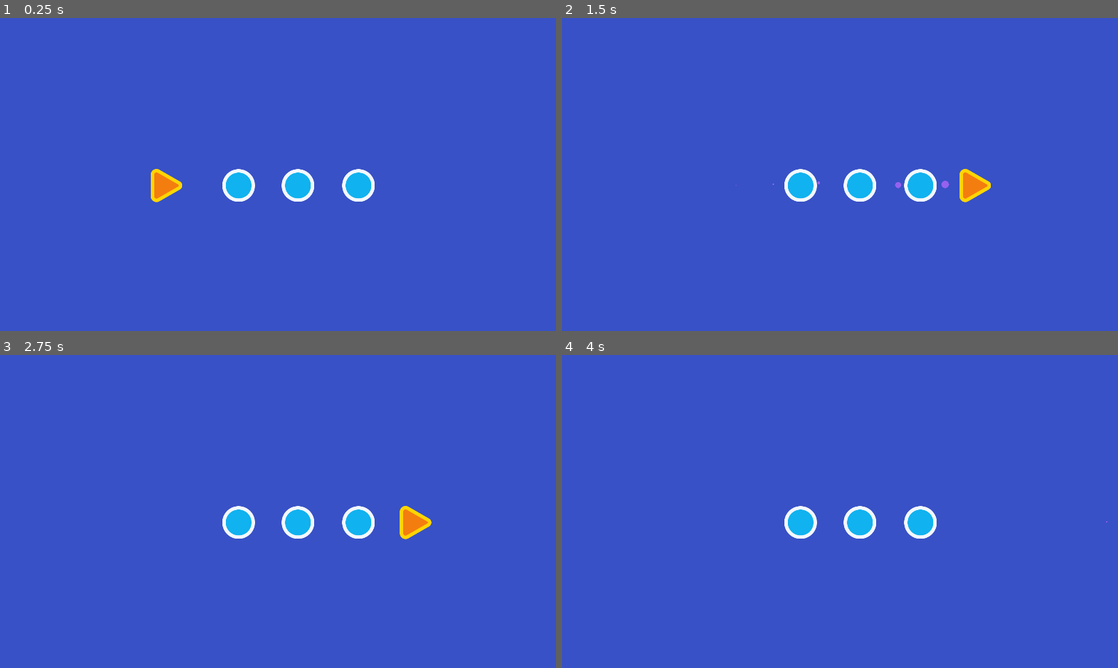
Above: before the commit, frames 1-4 (two rows, left to right).
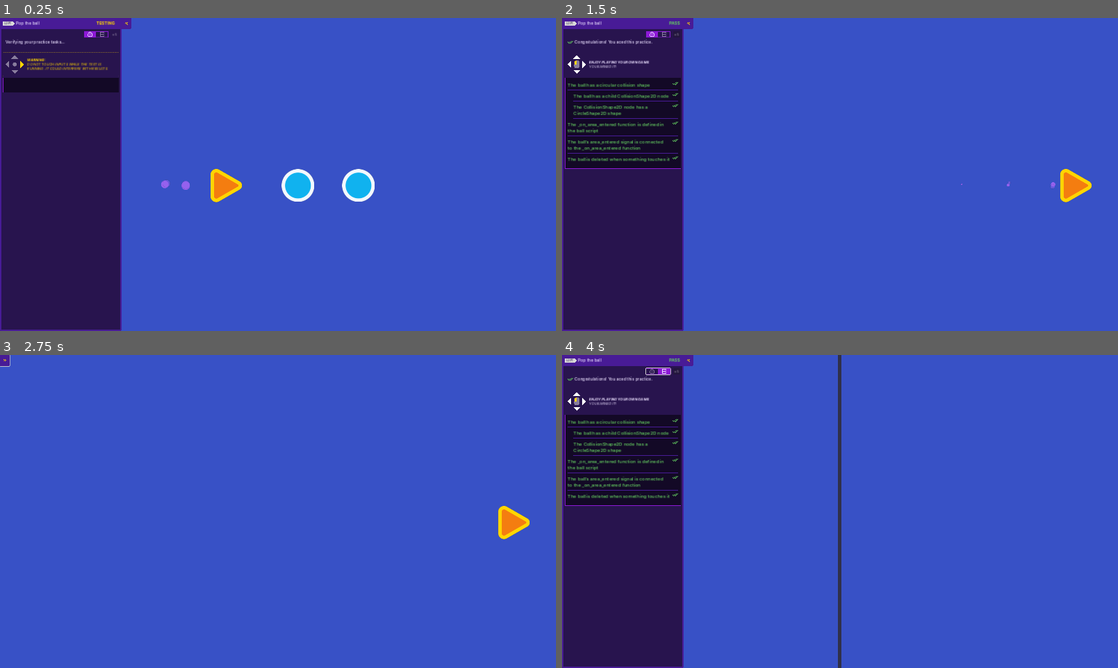
Above: after the commit, the same moments.

Repository: jonathanngkh/gdquest-jon
Game: Godot game, scene res://practices/L2.P1.pop_the_ball/pop_the_ball.tscn
Same seed, same stepped clock (60 frames per second), same inputs: the game is played once before the commit and once after it. This scene is started directly instead of the project's main scene.
Inputs (mouse positions are in pixels of both pictures, inside the frame that each line leads up to):
- Up to frame 1 (0.25 s): no input
- Up to frame 2 (1.5 s): tap Enter at 0.5 s; move the mouse to (962, 158) at 0.52 s; press the mouse at (962, 158) at 0.53 s; hold D (move_right) 0.53-1.25 s; tap Space at 0.77 s; release the mouse at (962, 158) at 1.25 s; drag from (728, 190) to (862, 187) at 1.27 s
- Up to frame 3 (2.75 s): click (127, 361) at 2.02 s
- Up to frame 4 (4 s): tap Space at 2.75 s; move the mouse to (895, 442) at 2.77 s; hold D (move_right) 2.78-3.5 s; tap Z at 2.85 s; click (656, 370) at 3.52 s

The runs differ from the first frame. In frame 1, 23% of the frame differs, in the area x 0-68%, y 0-100%; in frame 2, 24%, in the area x 0-96%, y 0-100%; in frame 3, 2.4%; in frame 4, 24%.

Commit message:
area2d, signal.connect, collisionshape, ship refactor

Diff:
--- /dev/null
+++ b/M05.loot_it_all_workbook/lessons/health_pack.gd
@@ -0,0 +1,14 @@
+extends Area2D
+
+
+# Called when the node enters the scene tree for the first time.
+func _ready() -> void:
+	area_entered.connect(_on_area_entered)
+
+
+# Called every frame. 'delta' is the elapsed time since the previous frame.
+func _process(delta: float) -> void:
+	pass
+
+func _on_area_entered(area_that_entered: Area2D) ->void:
+	queue_free()
--- /dev/null
+++ b/M05.loot_it_all_workbook/lessons/health_pack.tscn
@@ -0,0 +1,16 @@
+[gd_scene load_steps=4 format=3 uid="uid://b1xvlrrvvwkn7"]
+
+[ext_resource type="Script" path="res://lessons/health_pack.gd" id="1_h5d2l"]
+[ext_resource type="Texture2D" uid="uid://dknpi2mq4dhpa" path="res://assets/health_icon.svg" id="1_yt0s0"]
+
+[sub_resource type="CircleShape2D" id="CircleShape2D_tyg2m"]
+radius = 25.0
+
+[node name="HealthPack" type="Area2D"]
+script = ExtResource("1_h5d2l")
+
+[node name="Sprite2D" type="Sprite2D" parent="."]
+texture = ExtResource("1_yt0s0")
+
+[node name="CollisionShape2D" type="CollisionShape2D" parent="."]
+shape = SubResource("CircleShape2D_tyg2m")
--- a/M05.loot_it_all_workbook/lessons/ship.gd
+++ b/M05.loot_it_all_workbook/lessons/ship.gd
@@ -1,4 +1,4 @@
-extends Sprite2D
+extends Area2D
 
 
 var max_speed := 1200.0
--- a/M05.loot_it_all_workbook/lessons/ship.tscn
+++ b/M05.loot_it_all_workbook/lessons/ship.tscn
@@ -5,18 +5,23 @@
 [ext_resource type="PackedScene" uid="uid://dgf54k70yiiff" path="res://assets/ship_visual_effects/main_thruster/main_thruster.tscn" id="5_q7c3l"]
 [ext_resource type="PackedScene" uid="uid://bklom8bhpxg4h" path="res://assets/ship_visual_effects/side_thruster/side_thruster.tscn" id="6_1updt"]
 
-[node name="Sprite2D" type="Sprite2D"]
-texture = ExtResource("3_pdppw")
+[node name="Ship" type="Area2D"]
 script = ExtResource("4_p1sls")
 
-[node name="MainThruster" parent="." instance=ExtResource("5_q7c3l")]
+[node name="Sprite2D" type="Sprite2D" parent="."]
+texture = ExtResource("3_pdppw")
+
+[node name="MainThruster" parent="Sprite2D" instance=ExtResource("5_q7c3l")]
 position = Vector2(-33, 0)
 points = PackedVector2Array(0, 0, 33.3333, 0, 66.6667, 0)
 
-[node name="SideThruster" parent="." instance=ExtResource("6_1updt")]
+[node name="SideThruster" parent="Sprite2D" instance=ExtResource("6_1updt")]
 position = Vector2(-44, -21)
 rotation = 1.74987
 
-[node name="SideThruster2" parent="." instance=ExtResource("6_1updt")]
+[node name="SideThruster2" parent="Sprite2D" instance=ExtResource("6_1updt")]
 position = Vector2(-45, 19)
 rotation = 1.36715
+
+[node name="CollisionPolygon2D" type="CollisionPolygon2D" parent="."]
+polygon = PackedVector2Array(-8, -40, 40, 0, -8, 40, -32, 24, -32, -24)
--- a/M05.loot_it_all_workbook/lessons/space_level.tscn
+++ b/M05.loot_it_all_workbook/lessons/space_level.tscn
@@ -1,6 +1,6 @@
 [gd_scene load_steps=3 format=3 uid="uid://btkjymc78ap8d"]
 
-[ext_resource type="PackedScene" uid="uid://dmv50krf4bo5r" path="res://lessons_reference/01.your_first_collectible/ship.tscn" id="2_2j1u5"]
+[ext_resource type="PackedScene" uid="uid://dmv50krf4bo5r" path="res://lessons/ship.tscn" id="2_2j1u5"]
 [ext_resource type="PackedScene" uid="uid://bxfevggvxo634" path="res://assets/background/space_background.tscn" id="3_e6xy1"]
 
 [node name="Level" type="Node2D"]
--- a/M05.loot_it_all_workbook/practices/L2.P1.pop_the_ball/ball.gd
+++ b/M05.loot_it_all_workbook/practices/L2.P1.pop_the_ball/ball.gd
@@ -2,4 +2,8 @@
 
 
 func _ready() -> void:
-	pass
+	area_entered.connect(_on_area_entered)
+
+
+func _on_area_entered(area_that_entered):
+	queue_free()
--- a/M05.loot_it_all_workbook/practices/L2.P1.pop_the_ball/ball.tscn
+++ b/M05.loot_it_all_workbook/practices/L2.P1.pop_the_ball/ball.tscn
@@ -1,10 +1,16 @@
-[gd_scene load_steps=3 format=3]
+[gd_scene load_steps=4 format=3 uid="uid://pvk4riuj87t8"]
 
 [ext_resource type="Script" path="res://practices/L2.P1.pop_the_ball/ball.gd" id="1_wkk81"]
-[ext_resource type="Texture2D" path="res://assets/practice_assets/ball.png" id="2_o5jpx"]
+[ext_resource type="Texture2D" uid="uid://cswtclqvybbba" path="res://assets/practice_assets/ball.png" id="2_o5jpx"]
+
+[sub_resource type="CircleShape2D" id="CircleShape2D_yt3se"]
+radius = 57.0789
 
 [node name="Ball" type="Area2D"]
 script = ExtResource("1_wkk81")
 
 [node name="Sprite2D" type="Sprite2D" parent="."]
 texture = ExtResource("2_o5jpx")
+
+[node name="CollisionShape2D" type="CollisionShape2D" parent="."]
+shape = SubResource("CircleShape2D_yt3se")
--- a/M05.loot_it_all_workbook/practices/L2.P1.pop_the_ball/pop_the_ball.tscn
+++ b/M05.loot_it_all_workbook/practices/L2.P1.pop_the_ball/pop_the_ball.tscn
@@ -1,28 +1,22 @@
-[gd_scene load_steps=5 format=3]
+[gd_scene load_steps=3 format=3 uid="uid://b0mskmbg1rc81"]
 
-[ext_resource type="PackedScene" path="res://practices/L2.P1.pop_the_ball/ball.tscn" id="1_bnose"]
-[ext_resource type="Script" path="res://practices/L2.P1.pop_the_ball/ball.gd" id="2_j5k6j"]
+[ext_resource type="PackedScene" uid="uid://pvk4riuj87t8" path="res://practices/L2.P1.pop_the_ball/ball.tscn" id="1_bnose"]
 [ext_resource type="PackedScene" path="res://practices/L2.P1.pop_the_ball/needle.tscn" id="3_0koyq"]
-[ext_resource type="Script" path="res://practices/L2.P1.pop_the_ball/needle.gd" id="4_tjqk5"]
 
 [node name="PopTheBall" type="Node2D"]
 position = Vector2(960, 540)
 
-[node name="Ball" type="Area2D" parent="." instance=ExtResource("1_bnose")]
+[node name="Ball" parent="." instance=ExtResource("1_bnose")]
 position = Vector2(-136, 38)
-script = ExtResource("2_j5k6j")
 
-[node name="Ball2" type="Area2D" parent="." instance=ExtResource("1_bnose")]
+[node name="Ball2" parent="." instance=ExtResource("1_bnose")]
 position = Vector2(69, 38)
-script = ExtResource("2_j5k6j")
 
-[node name="Ball3" type="Area2D" parent="." instance=ExtResource("1_bnose")]
+[node name="Ball3" parent="." instance=ExtResource("1_bnose")]
 position = Vector2(278, 38)
-script = ExtResource("2_j5k6j")
 
-[node name="Needle" type="Area2D" parent="." instance=ExtResource("3_0koyq")]
+[node name="Needle" parent="." instance=ExtResource("3_0koyq")]
 position = Vector2(-399, 38)
-script = ExtResource("4_tjqk5")
 
 [node name="ExtraVisuals" type="Node" parent="."]
 
--- a/M05.loot_it_all_workbook/project.godot
+++ b/M05.loot_it_all_workbook/project.godot
@@ -1,12 +1,25 @@
+; Engine configuration file.
+; It's best edited using the editor UI and not directly,
+; since the parameters that go here are not all obvious.
+;
+; Format:
+;   [section] ; section goes between []
+;   param=value ; assign values to parameters
+
 config_version=5
 
 [application]
 
 config/name="M5. Loot it All (Workbook)"
+config/tags=PackedStringArray("workbook")
 run/main_scene="res://lessons/space_level.tscn"
 config/features=PackedStringArray("4.2", "Forward Plus")
 config/icon="res://icon.png"
-config/tags=PackedStringArray("workbook")
+
+[autoload]
+
+UITestPanel="*res://addons/gdquest_practice_framework/tester/ui_test_panel.tscn"
+Metadata="*res://addons/gdquest_practice_framework/practice_solutions/metadata.gd"
 
 [display]
 
@@ -16,6 +29,10 @@
 window/size/window_width_override=1152
 window/size/window_height_override=648
 window/stretch/mode="canvas_items"
+
+[editor_plugins]
+
+enabled=PackedStringArray("res://addons/gdquest_practice_framework/plugin.cfg")
 
 [input]
 
